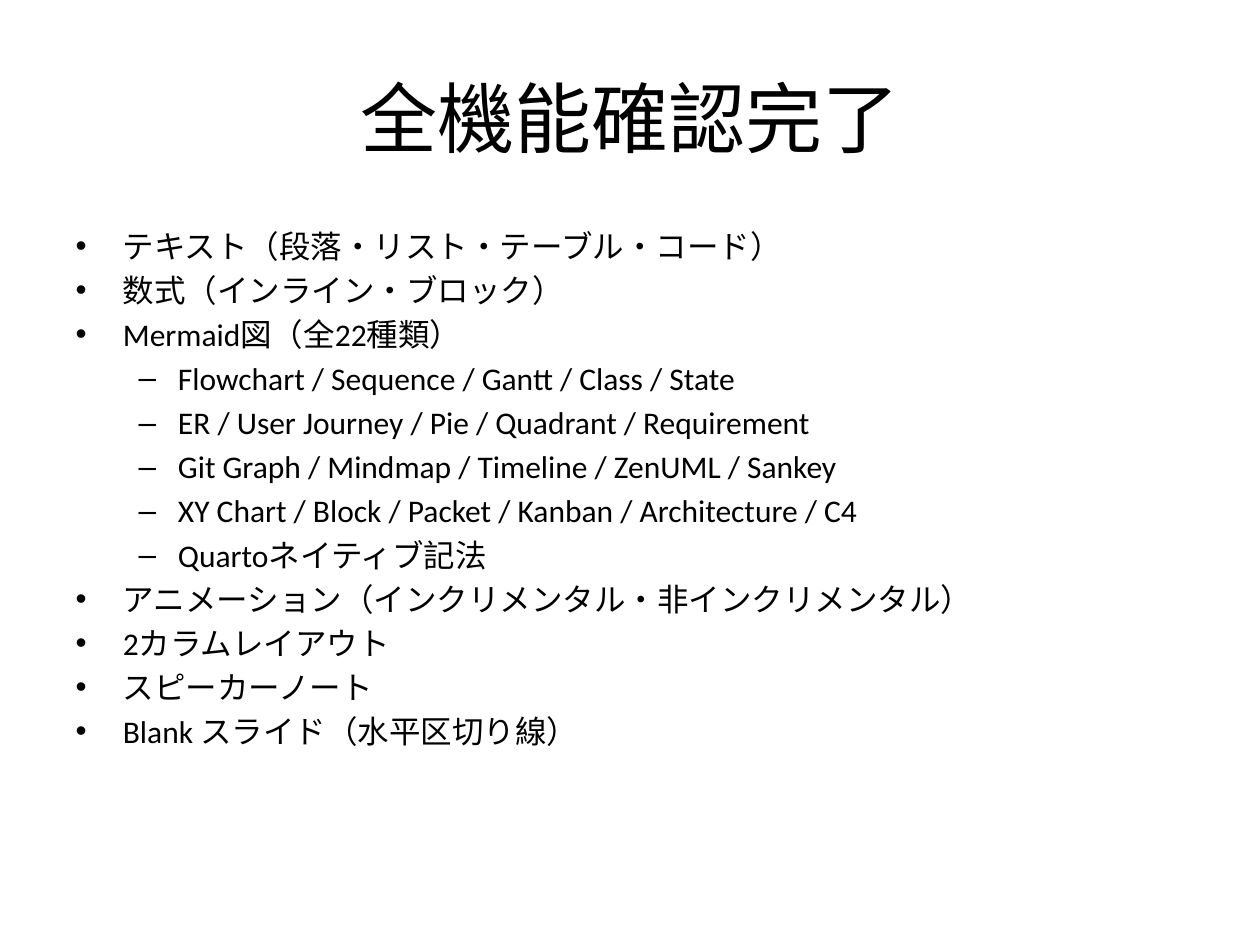
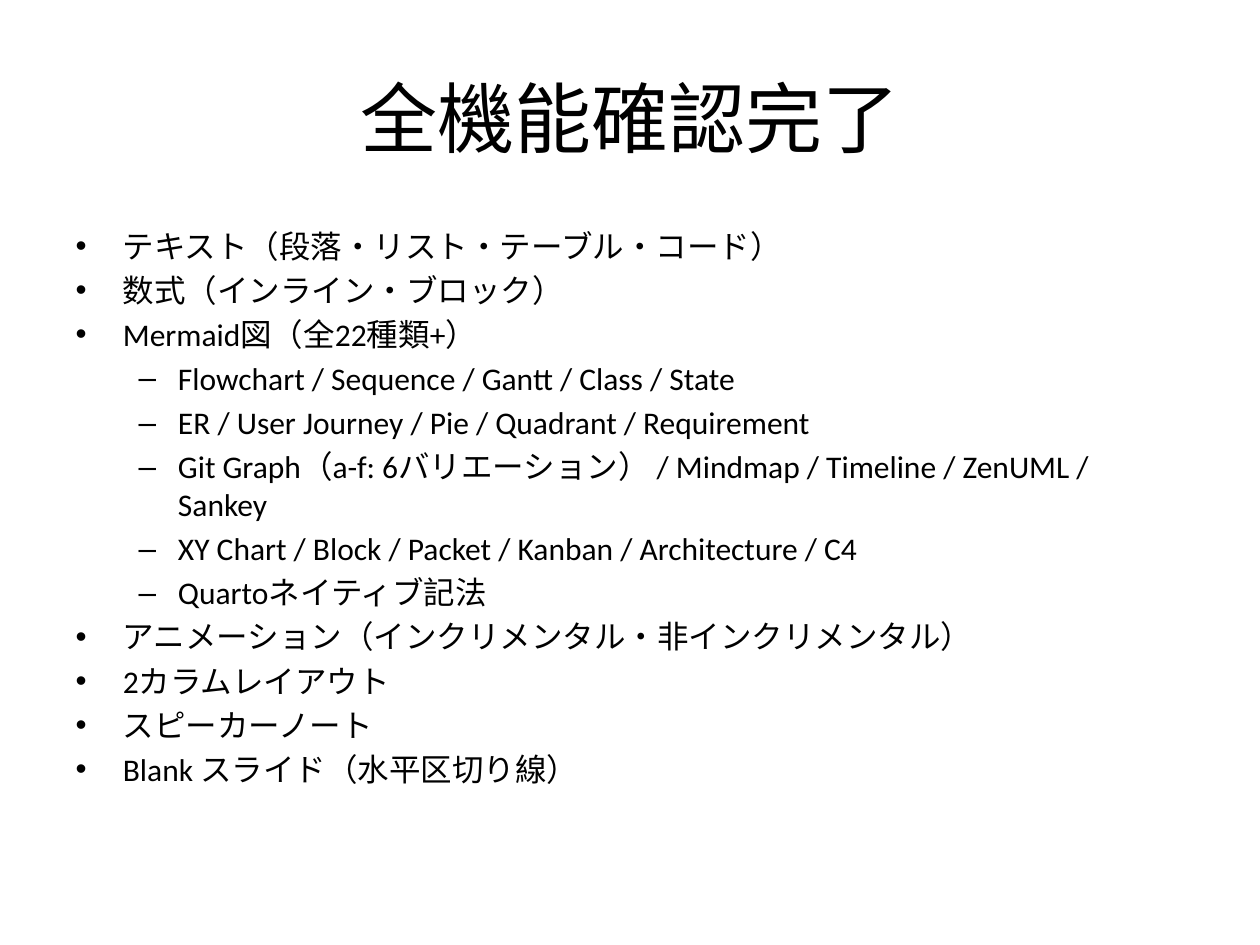
Before and after one commit to notfolder/qmd_to_pptx, a slide deck: slide 54 of demo_full.pptx (slide 49 before the commit). Drawn at 1260x945 pixels with LibreOffice and Linux fonts; fonts in the diff are those of the drawing. Boxes give left, top, right and bottom in pixels: in the first picture for what was removed or moved away, otherwise in the second. Text is boxed around its words. In the diff, an @@ line names an element or a change of style, - is before the commit and + after.

Commit message:
Add Git Graph support with parser and renderer
- Implemented `parse_gitgraph` function to parse Mermaid gitGraph syntax.
- Created `GitGraphRenderer` class to render git graphs onto PPTX slides.
- Updated `MermaidRenderer` to handle gitGraph rendering.
- Added comprehensive tests for gitGraph parsing and rendering, covering various scenarios including commit types, branches, merges, and cherry-picks.
- Enhanced demo documentation with multiple examples of gitGraph usage.

```diff
--- a/demo_full.pptx
+++ b/demo_full.pptx
@@ text at [123, 320, 477, 349]: text changed @@
-• Mermaid図（全22種類）
+• Mermaid図（全22種類+）
@@ text at [178, 452, 1070, 521]: text changed @@
-  – Git Graph / Mindmap / Timeline / ZenUML / Sankey
+  – Git Graph（a-f: 6バリエーション） / Mindmap / Timeline / ZenUML / Sankey
```
Also in this commit, not shown: 6 slides added, 1 slide removed, 5 other files.
